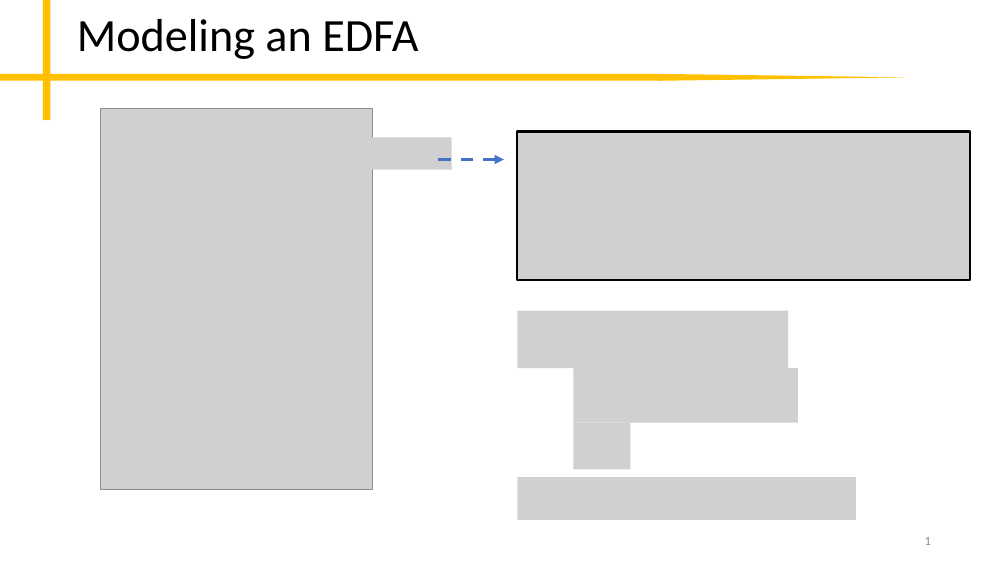
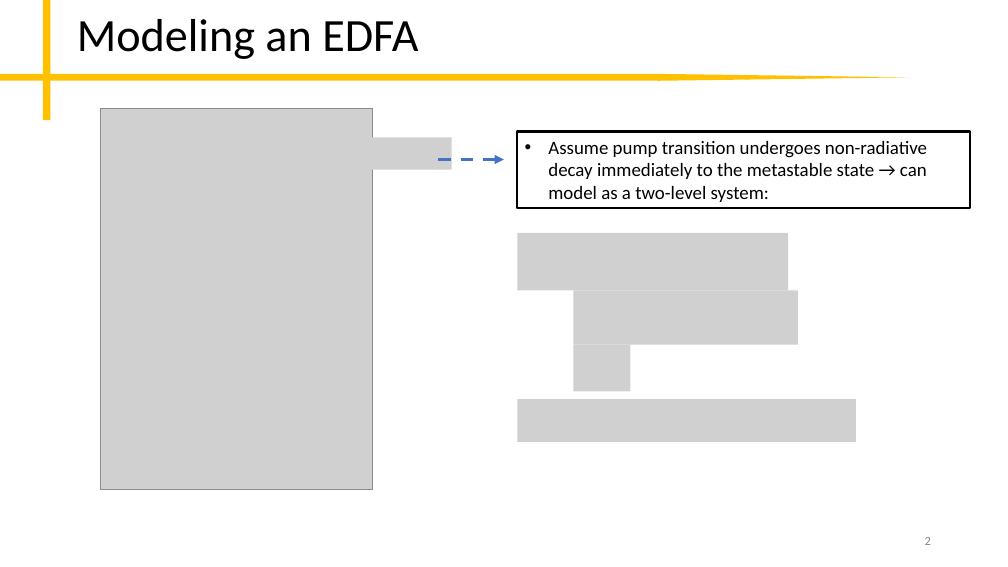
Before and after one commit to peter-chang62/Laser-Design-Scripts, a slide deck: slide 2 of memo.pptx (slide 1 before the commit). Drawn at 1008x567 pixels with LibreOffice and Linux fonts; fonts in the diff are those of the drawing; grey boxes stand for pictures. Boxes give left, top, right and bottom in pixels: in the first picture for what was removed or moved away, otherwise in the second. Text is boxed around its words. In the diff, an @@ line names an element or a change of style, - is before the commit and + after.

```diff
--- a/memo.pptx
+++ b/memo.pptx
@@ picture removed at <box>517,132,970,281</box> @@
@@ rectangle added at <box>517,132,970,208</box>, outline #000000 2 pt, 18 pt, text #000000 @@
+• Assume pump transition undergoes non-radiative decay immediately to the metastable state → can model as a two-level system:
@@ 3 pictures: place and size @@
-3 pictures at <box>517,311,799,470</box>
+3 pictures at <box>517,233,799,392</box>
@@ picture added at <box>517,399,856,442</box> @@
@@ picture removed at <box>517,477,856,520</box> @@
```
Also in this commit, not shown: 4 other slides changed, 2 slides added, 2 other files.
